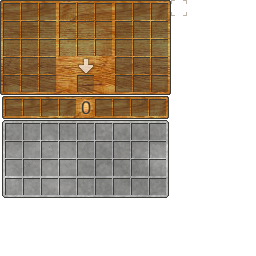
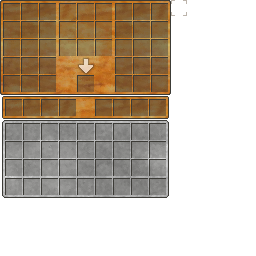
Layered file, before and after one edit (256×256). Changes by layer:
painted on "BG" over [1, 1, 170, 118]
